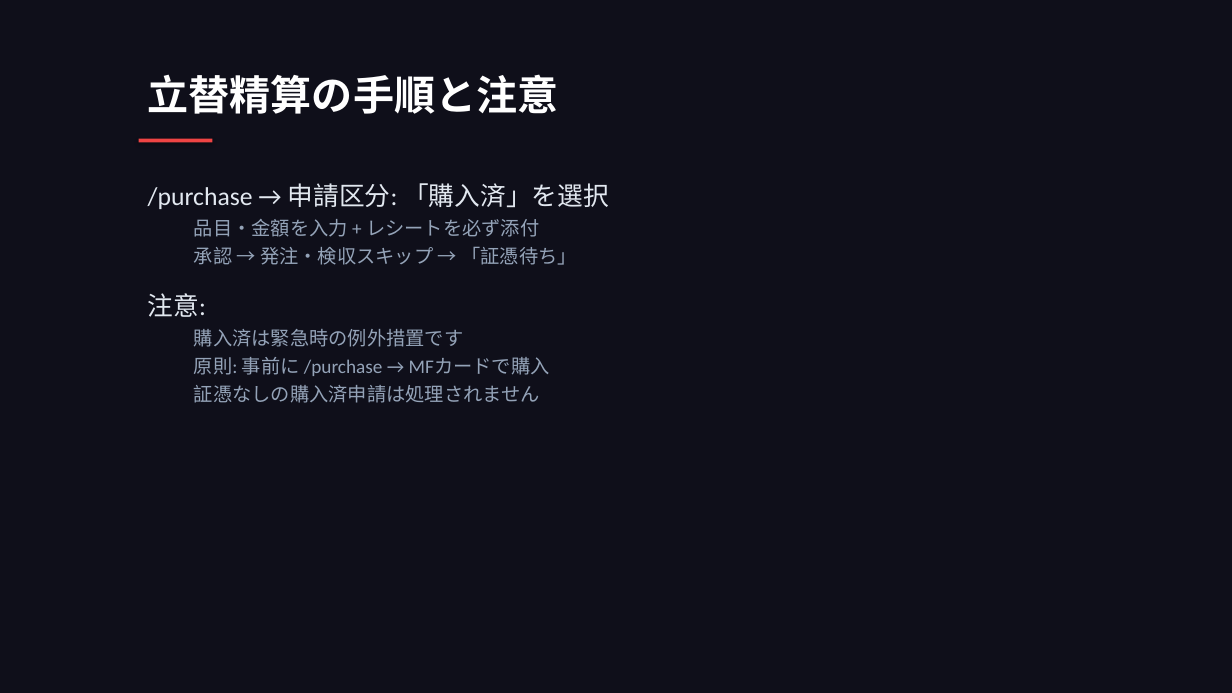
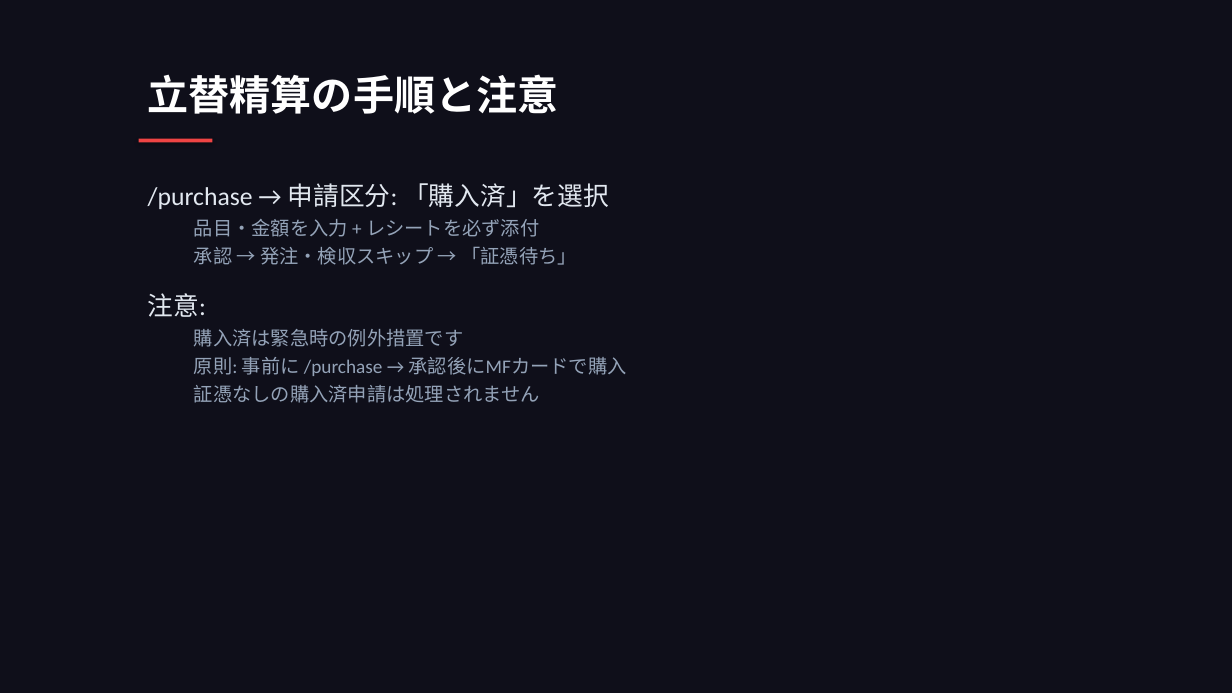
Before and after one commit to takeshiizawa123/next-procurement-poc, a slide deck: slide 15 of docs/user-manual.pptx (slide 21 before the commit). Drawn at 1232x693 pixels with LibreOffice and Linux fonts; fonts in the diff are those of the drawing. Boxes give left, top, right and bottom in pixels: in the first picture for what was removed or moved away, otherwise in the second. Text is boxed around its words. In the diff, an @@ line names an element or a change of style, - is before the commit and + after.

```diff
--- a/docs/user-manual.pptx
+++ b/docs/user-manual.pptx
@@ text at box(194, 357, 627, 376): text changed @@
-  原則: 事前に /purchase → MFカードで購入
+  原則: 事前に /purchase → 承認後にMFカードで購入
```
Also in this commit, not shown: 22 other slides changed, 7 slides added, 10 slides removed, 1 other file.
